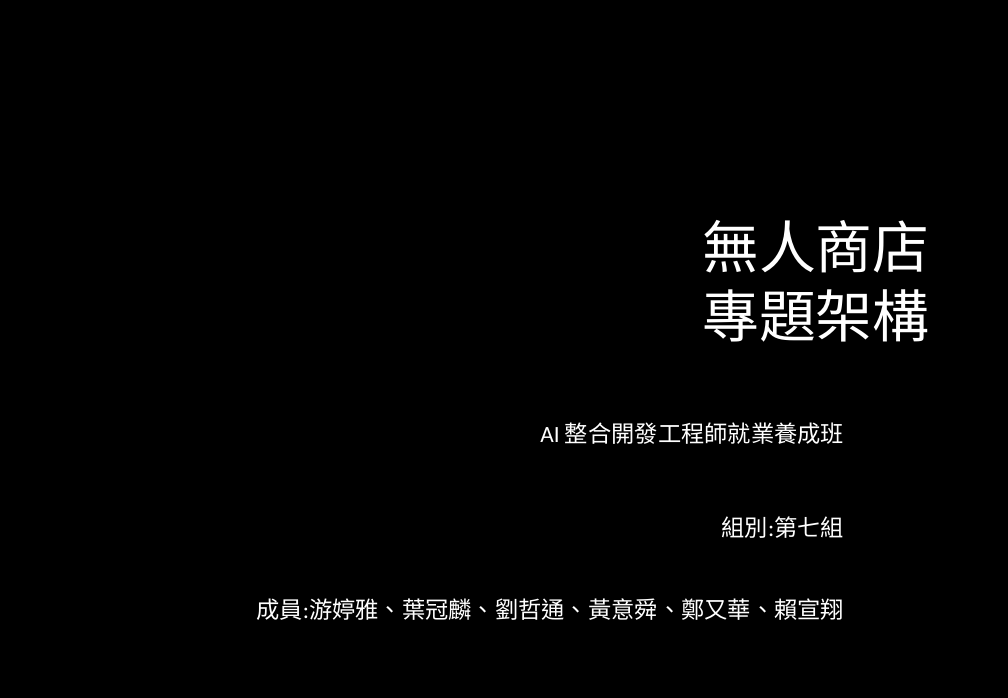
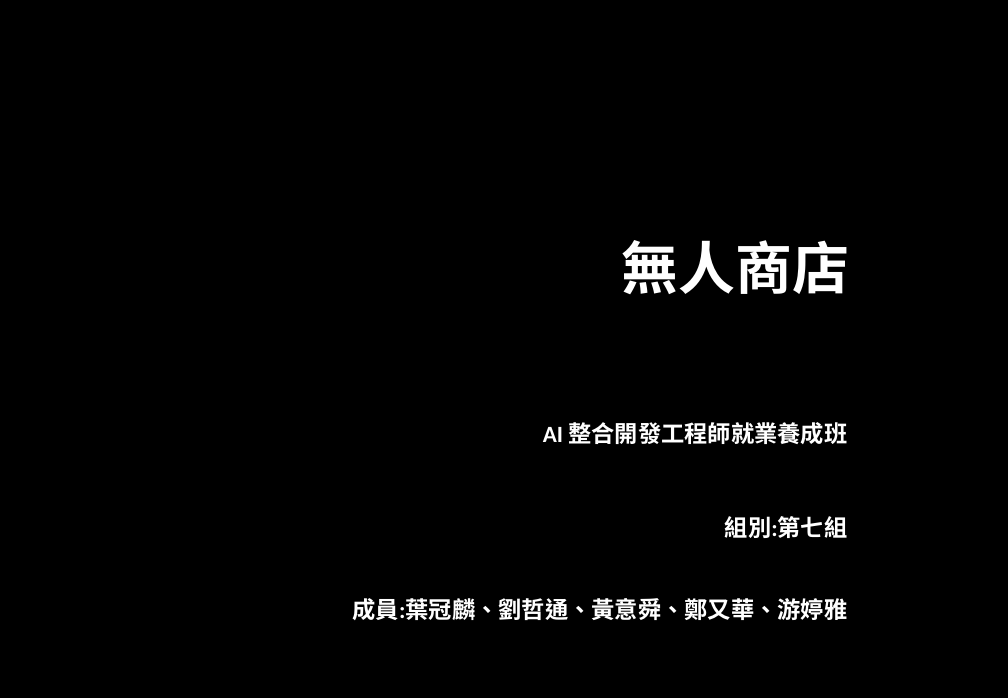
Before and after one commit to aishop07/something-of-project, a slide deck: slide 1 of 期末投影片.pptx. Drawn at 1008x698 pixels with LibreOffice and Linux fonts; fonts in the diff are those of the drawing; background and template pictures are left out. Boxes give left, top, right and bottom in pixels: in the first picture for what was removed or moved away, otherwise in the second. Text is boxed around its words. In the diff, an @@ line names an element or a change of style, - is before the commit and + after.

```diff
--- a/期末投影片.pptx
+++ b/期末投影片.pptx
@@ title at bbox=[622, 240, 849, 294]: text changed; bold on @@
-無人商店
-專題架構
+無人商店
@@ subtitle at bbox=[543, 422, 848, 538]: bold on in "AI 整合開發工程師就業養成班", "組別:第七組" @@
@@ subtitle at bbox=[353, 598, 848, 620]: text changed; bold on @@
-成員:游婷雅、葉冠麟、劉哲通、黃意舜、鄭又華、賴宣翔
+成員:葉冠麟、劉哲通、黃意舜、鄭又華、游婷雅
```
Also in this commit, not shown: 7 other slides changed, 9 slides added, 1 slide removed.
